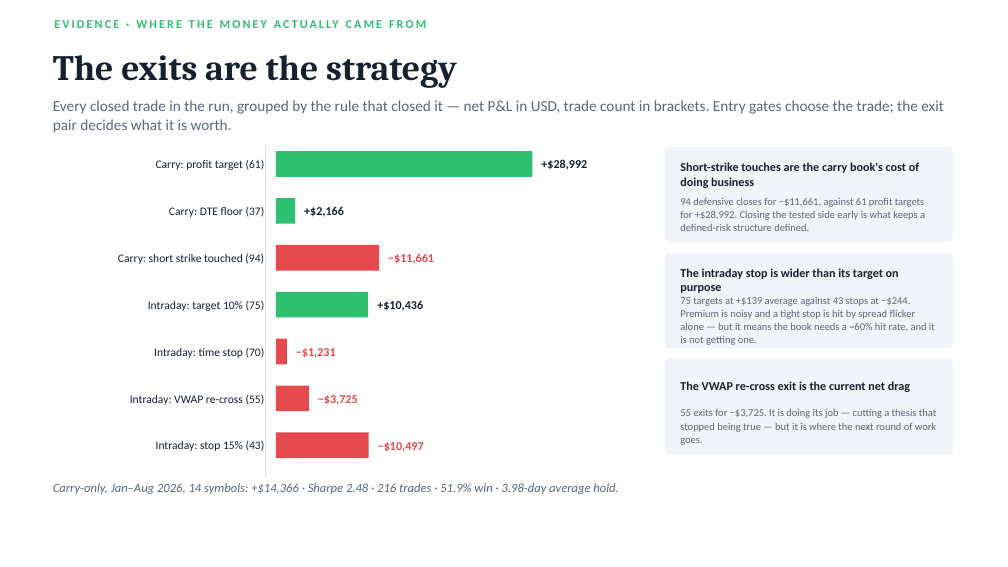
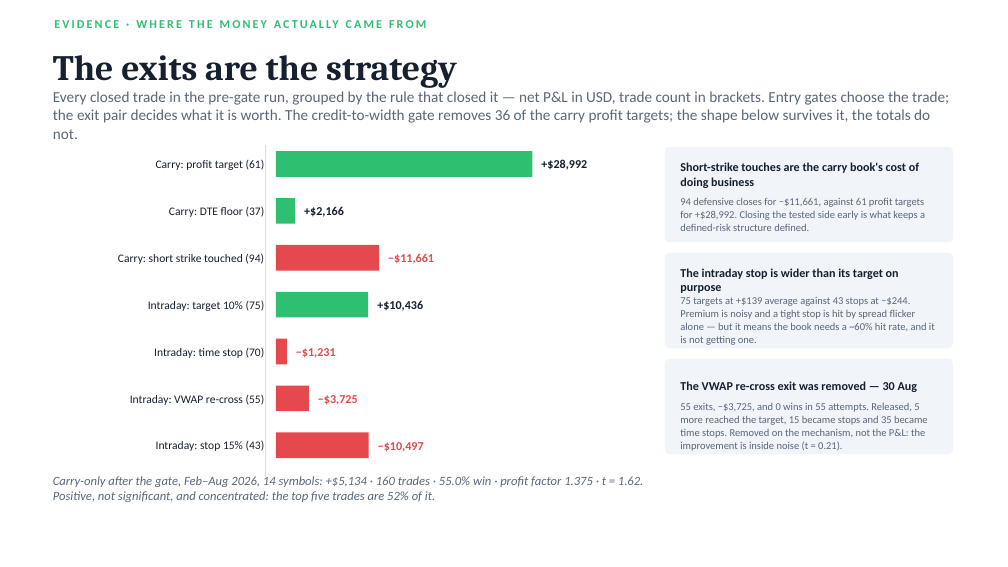
Before and after one commit to hivan04/alpaca-hackathon, a slide deck: slide 13 of docs/options-agent-strategy.pptx. Drawn at 1008x567 pixels with LibreOffice and Linux fonts; fonts in the diff are those of the drawing. Boxes give left, top, right and bottom in pixels: in the first picture for what was removed or moved away, otherwise in the second. Text is boxed around its words. In the diff, an @@ line names an element or a change of style, - is before the commit and + after.

```diff
--- a/docs/options-agent-strategy.pptx
+++ b/docs/options-agent-strategy.pptx
@@ text at (53,91,949,139): text changed @@
-Every closed trade in the run, grouped by the rule that closed it — net P&L in USD, trade count in brackets. Entry gates choose the trade; the exit pair decides what it is worth.
+Every closed trade in the pre-gate run, grouped by the rule that closed it — net P&L in USD, trade count in brackets. Entry gates choose the trade; the exit pair decides what it is worth. The credit-to-width gate removes 36 of the carry profit targets; the shape below survives it, the totals do not.
@@ text at (680,381,918,392): text changed @@
-The VWAP re-cross exit is the current net drag
+The VWAP re-cross exit was removed — 30 Aug
@@ text at (680,403,928,451): text changed @@
-55 exits for −$3,725. It is doing its job — cutting a thesis that stopped being true — but it is where the next round of work goes.
+55 exits, −$3,725, and 0 wins in 55 attempts. Released, 5 more reached the target, 15 became stops and 35 became time stops. Removed on the mechanism, not the P&L: the improvement is inside noise (t = 0.21).
@@ text at (53,476,643,502): text changed @@
-Carry-only, Jan–Aug 2026, 14 symbols: +$14,366 · Sharpe 2.48 · 216 trades · 51.9% win · 3.98-day average hold.
+Carry-only after the gate, Feb–Aug 2026, 14 symbols: +$5,134 · 160 trades · 55.0% win · profit factor 1.375 · t = 1.62. Positive, not significant, and concentrated: the top five trades are 52% of it.
```
Also in this commit, not shown: 5 other slides changed, 26 other files.
